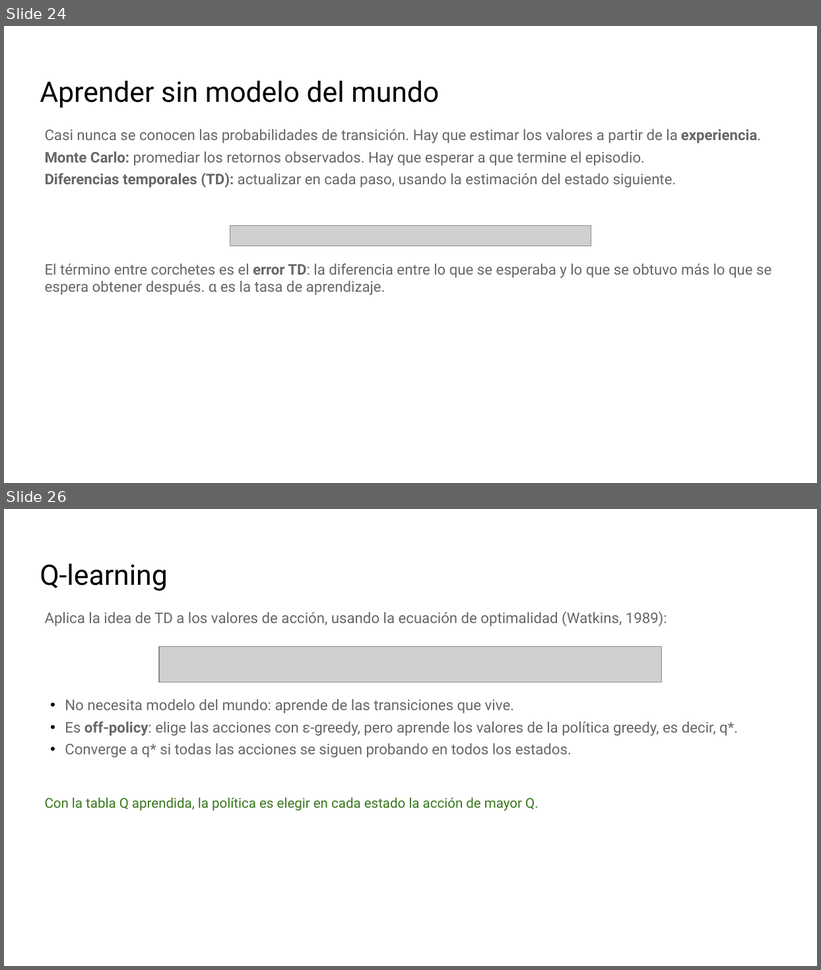
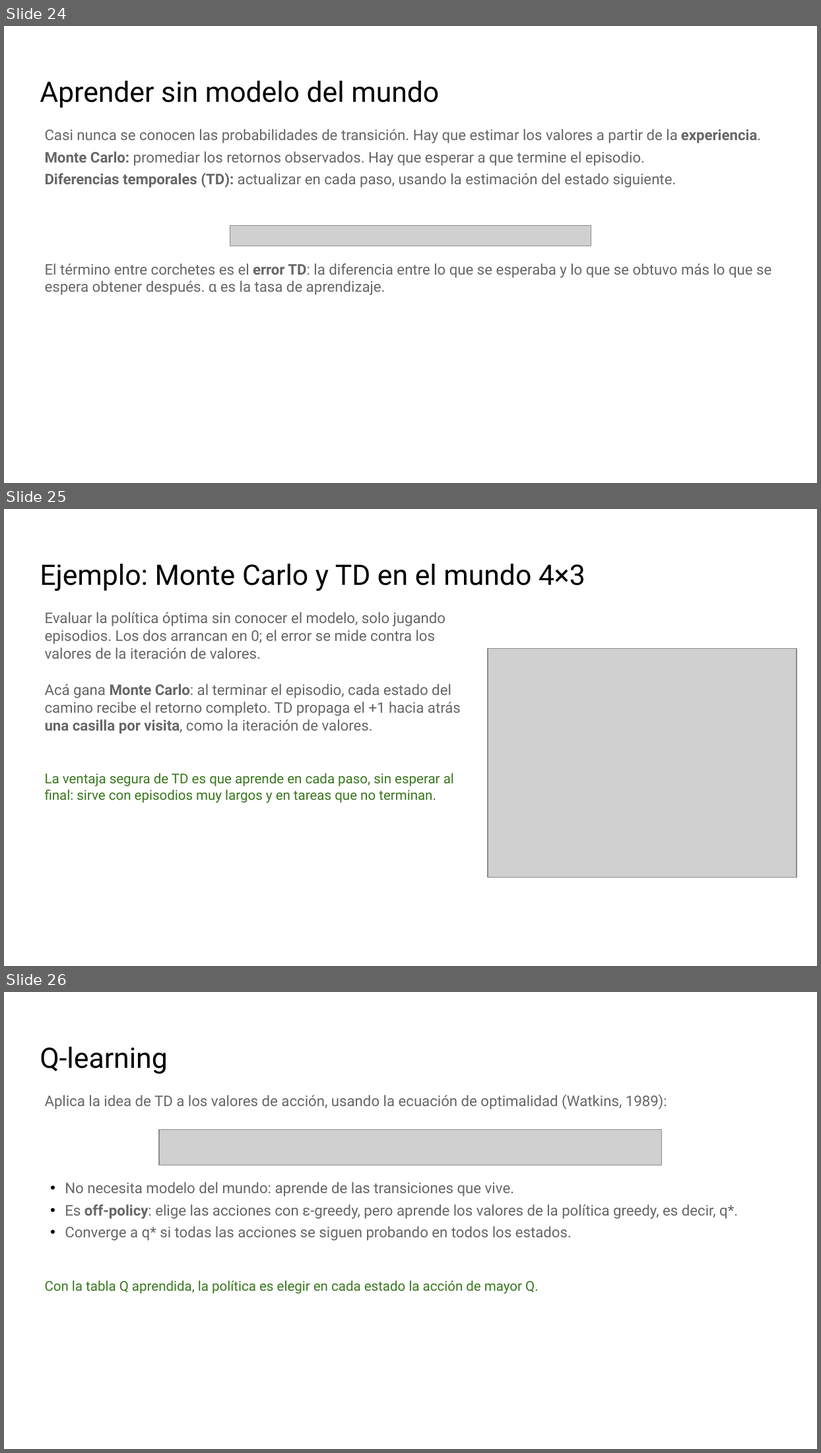
Before and after one commit to telsesser/2026-ML-UNLU, a slide deck: 03-refuerzos/presentaciones/C3-1_ Decisiones secuenciales y Q-learning.pptx. Shown one above the other, each under a label of ours: slides 24 and 26 before the commit, slides 24, 25 and 26 after it; the slides between them are not shown. The pictures are 821x970 and 821x1453 pixels, drawn with LibreOffice and Linux fonts; fonts in the diff are those of the drawing; grey boxes stand for pictures; background and template pictures are left out. Boxes give left, top, right and bottom in pixels: in the first picture for what was removed or moved away, otherwise in the second. Text is boxed around its words. In the diff, an @@ line names an element or a change of style, - is before the commit and + after.

```diff
--- a/03-refuerzos/presentaciones/C3-1_ Decisiones secuenciales y Q-learning.pptx
+++ b/03-refuerzos/presentaciones/C3-1_ Decisiones secuenciales y Q-learning.pptx
@@ slide 25 added at [4, 509, 817, 966], background picture (left out) @@
@@ title added at [40, 564, 585, 591], 25 pt, text #000000 @@
+Ejemplo: Monte Carlo y TD en el mundo 4×3
@@ text added at [45, 612, 446, 659], 13 pt, text #666666 @@
+Evaluar la política óptima sin conocer el modelo, solo jugando episodios. Los dos arrancan en 0; el error se mide contra los valores de la iteración de valores.
@@ picture added at [488, 649, 797, 878] @@
@@ text added at [45, 684, 461, 734], 13 pt, text #666666 @@
+Acá gana Monte Carlo: al terminar el episodio, cada estado del camino recibe el retorno completo. TD propaga el +1 hacia atrás una casilla por visita, como la iteración de valores.
@@ text added at [45, 773, 454, 803], 12 pt, text #38761D @@
+La ventaja segura de TD es que aprende en cada paso, sin esperar al final: sirve con episodios muy largos y en tareas que no terminan.
```
Also in this commit, not shown: 1 slide changed, 1 other slide added, 1 slide removed, 11 other files.
